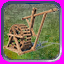
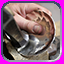
Two versions of the same layered image (64×64). Layer-by-layer changes:
painted on "Flat Image" over [3, 3, 60, 60]
hid "Unit Grass" over [3, 3, 60, 60]
